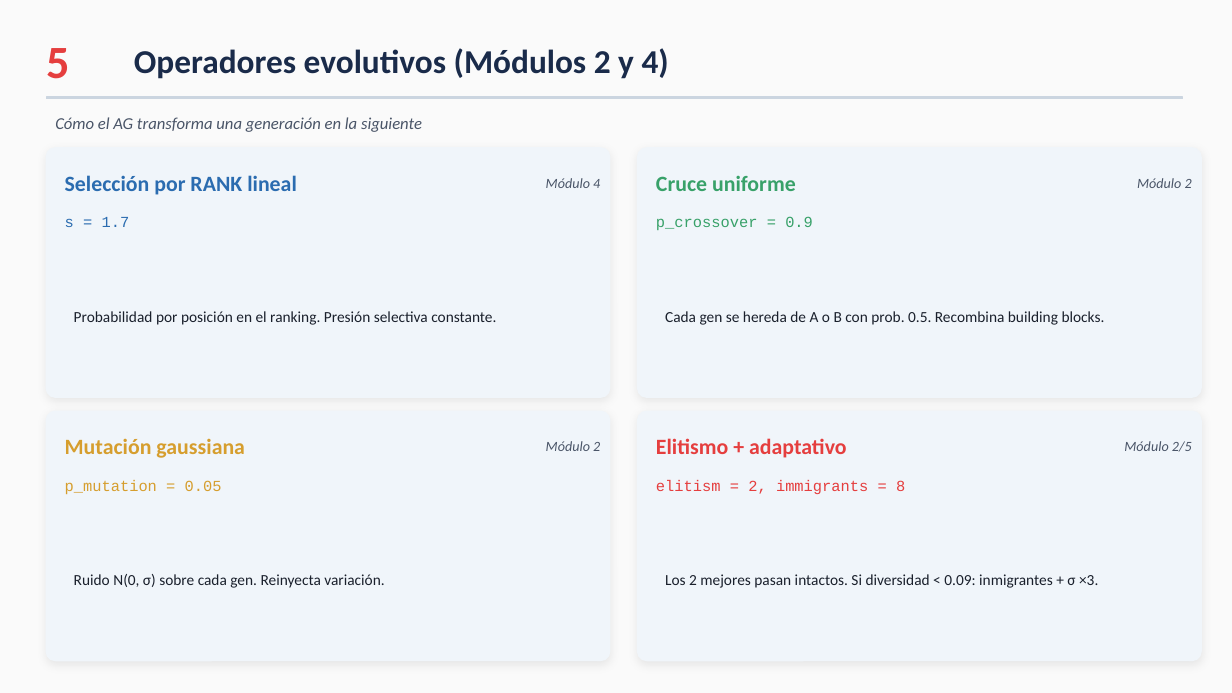
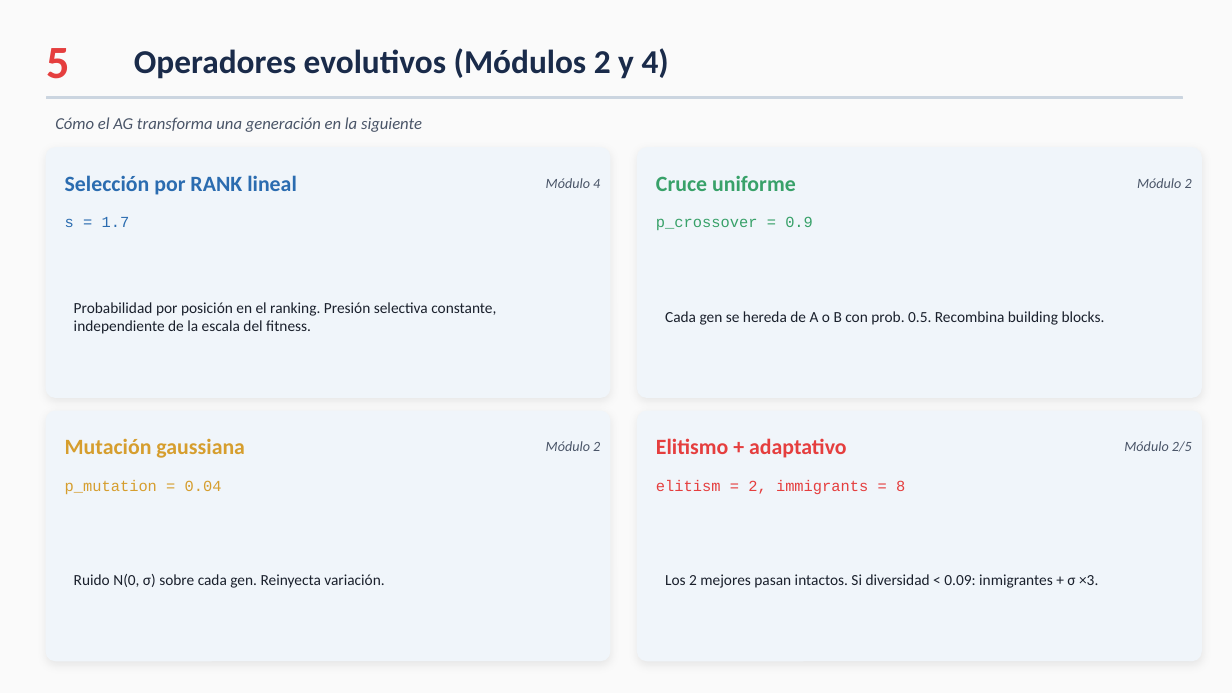
Before and after one commit to ccKabra/farmApp-TCE, a slide deck: slide 6 of PRESENTACION.pptx. Drawn at 1232x693 pixels with LibreOffice and Linux fonts; fonts in the diff are those of the drawing. Boxes give left, top, right and bottom in pixels: in the first picture for what was removed or moved away, otherwise in the second. Text is boxed around its words. In the diff, an @@ line names an element or a change of style, - is before the commit and + after.

```diff
--- a/PRESENTACION.pptx
+++ b/PRESENTACION.pptx
@@ text at bbox=[74, 302, 496, 334]: text changed @@
-Probabilidad por posición en el ranking. Presión selectiva constante.
+Probabilidad por posición en el ranking. Presión selectiva constante, independiente de la escala del fitness.
@@ text at bbox=[65, 480, 222, 494]: text changed @@
-p_mutation = 0.05
+p_mutation = 0.04
```
Also in this commit, not shown: 5 other slides changed.
